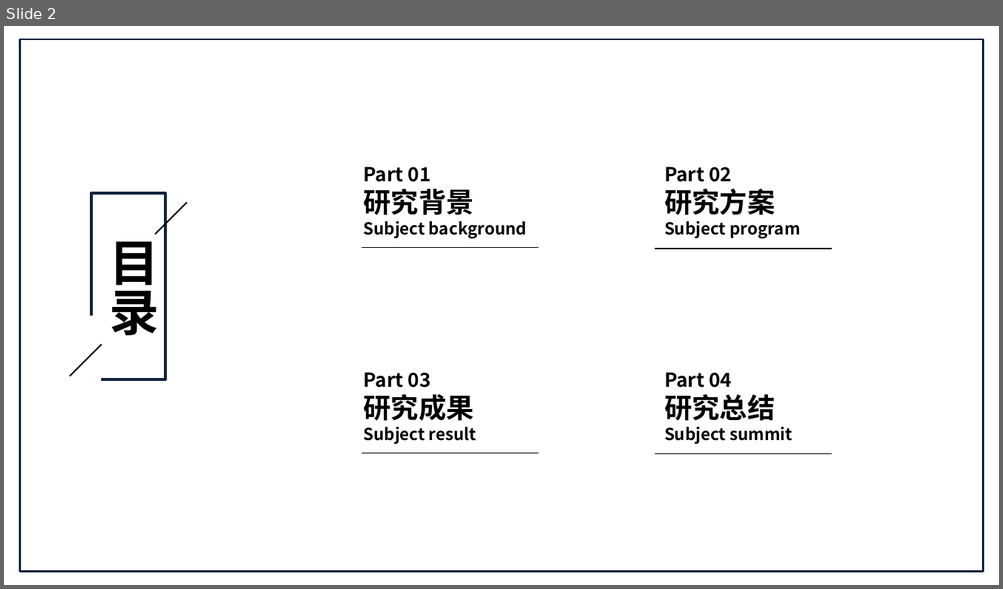
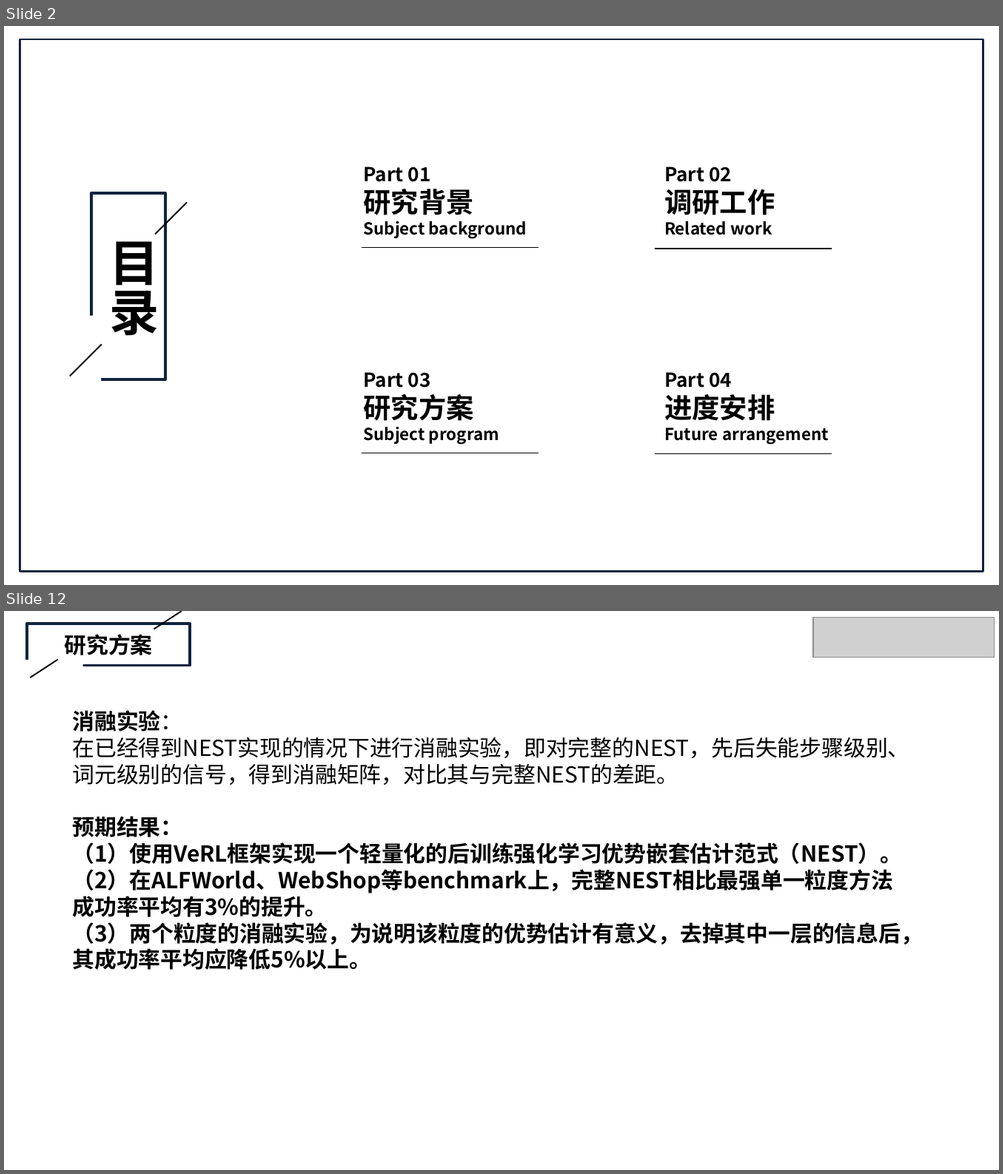
Before and after one commit to Labbbbbbbbb/Notes, a slide deck: NEST/zyt开题答辩.pptx. Shown one above the other, each under a label of ours: slide 2 before the commit, slides 2 and 12 after it; the slides between them are not shown. The pictures are 1003x589 and 1003x1174 pixels, drawn with LibreOffice and Linux fonts; fonts in the diff are those of the drawing; grey boxes stand for pictures. Boxes give left, top, right and bottom in pixels: in the first picture for what was removed or moved away, otherwise in the second. Text is boxed around its words. In the diff, an @@ line names an element or a change of style, - is before the commit and + after.

```diff
--- a/NEST/zyt开题答辩.pptx
+++ b/NEST/zyt开题答辩.pptx
@@ slide 12 added at bbox=[4, 611, 999, 1170], background #FFFFFF @@
@@ picture added at bbox=[813, 617, 993, 657] @@
@@ group added at bbox=[4, 611, 190, 678]: 2 rectangles, 2 lines, 1 text @@
+研究方案
@@ text added at bbox=[73, 710, 922, 970], 16 pt, text #000000, bold @@
+消融实验：
+在已经得到NEST实现的情况下进行消融实验，即对完整的NEST，先后失能步骤级别、词元级别的信号，得到消融矩阵，对比其与完整NEST的差距。
+预期结果：
+（1）使用VeRL框架实现一个轻量化的后训练强化学习优势嵌套估计范式（NEST）。
+（2）在ALFWorld、WebShop等benchmark上，完整NEST相比最强单一粒度方法成功率平均有3%的提升。
+（3）两个粒度的消融实验，为说明该粒度的优势估计有意义，去掉其中一层的信息后，其成功率平均应降低5%以上。
@@ slide 2 changed as well @@
@@ text at bbox=[664, 189, 775, 215]: text changed @@
-研究方案
-Subject program
+调研工作
+Related work
@@ text at bbox=[363, 395, 474, 421]: text changed @@
-研究成果
-Subject result
+研究方案
+Subject program
@@ text at bbox=[664, 395, 775, 421]: text changed @@
-研究总结
-Subject summit
+进度安排
+Future arrangement
```
Also in this commit, not shown: 1 other slide changed, 11 other slides added, 19 slides removed, 10 other files.
